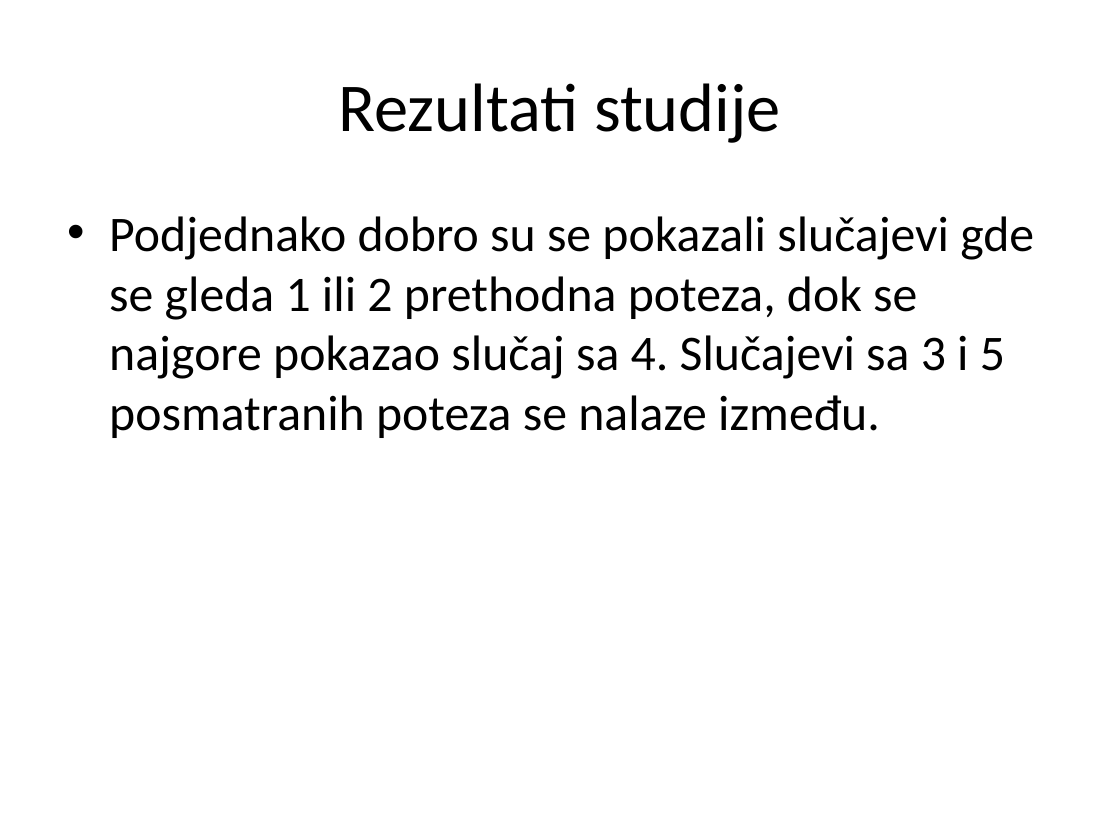
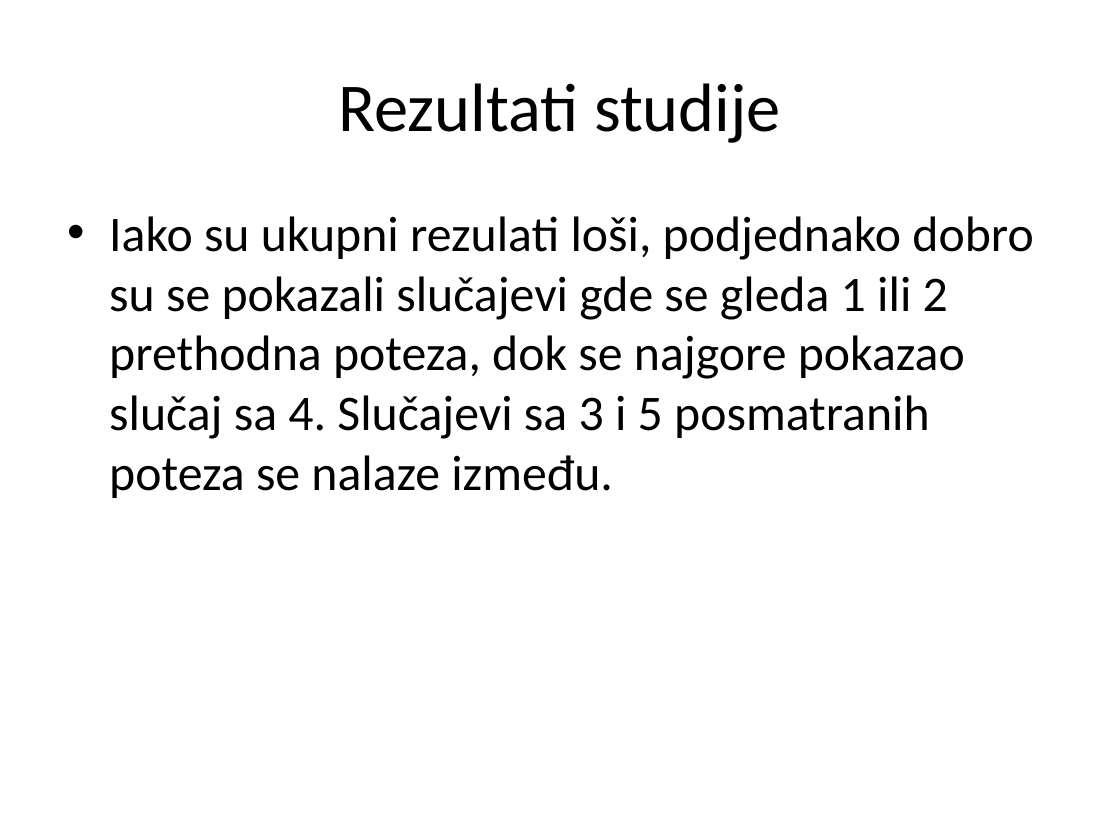
Before and after one commit to AndrejMiletic/SC2015-2016, a slide deck: slide 20 of AI in games.pptx (slide 16 before the commit). Drawn at 1120x840 pixels with LibreOffice and Linux fonts; fonts in the diff are those of the drawing. Boxes give left, top, right and bottom in pixels: in the first picture for what was removed or moved away, otherwise in the second. Text is boxed around its words. In the diff, an @@ line names an element or a change of style, - is before the commit and + after.

```diff
--- a/AI in games.pptx
+++ b/AI in games.pptx
@@ text at bbox=[109, 216, 1033, 498]: text changed @@
-• Podjednako dobro su se pokazali slučajevi gde se gleda 1 ili 2 prethodna poteza, dok se najgore pokazao slučaj sa 4. Slučajevi sa 3 i 5 posmatranih poteza se nalaze između.
+• Iako su ukupni rezulati loši, podjednako dobro su se pokazali slučajevi gde se gleda 1 ili 2 prethodna poteza, dok se najgore pokazao slučaj sa 4. Slučajevi sa 3 i 5 posmatranih poteza se nalaze između.
```
Also in this commit, not shown: 2 other slides changed, 4 slides added, 1 other file.
